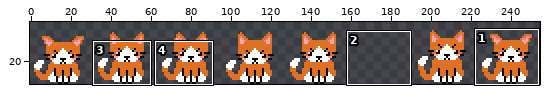
Two states of a pixel-art file, assets/characters/maximiliano/standing/Sprite-tom-standing-Sheet.aseprite. The picture above shows the old version from afar; the outline marks the close-up.
Close-up. Before:
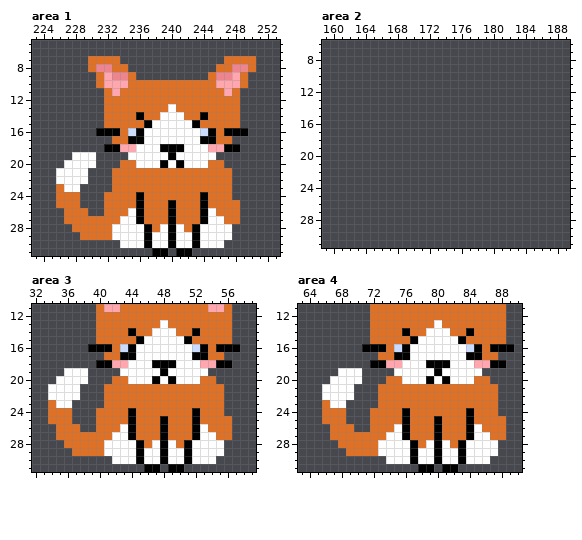
256x32 pixels, 1 frame. Shown: area 1: x 223..253, y 5..31; area 2: x 159..189, y 6..31; area 3: x 32..59, y 11..31; area 4: x 63..90, y 11..31. The old version is drawn lined up with the new one. The wide view leaves out empty margins. The commit also changed other parts of the picture, which this record leaves out.
The result:
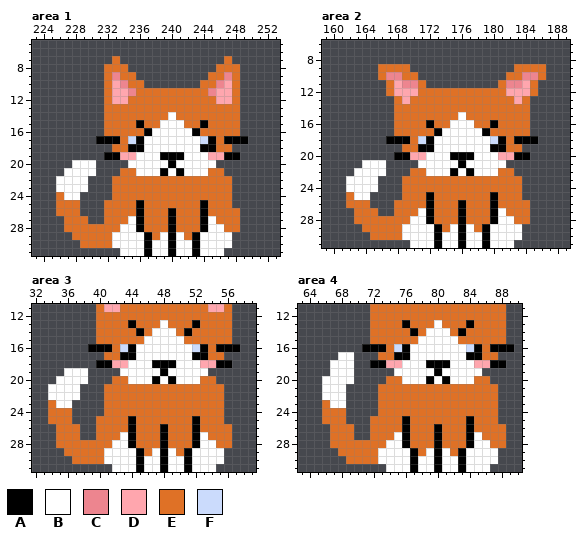
Palette (. is transparent): A #000000  B #ffffff  C #ed858f  D #ffa6ae  E #df7126  F #cbdbfc
What changed:
drawings rearranged on the sheet (the old picture shows each at its new place; 1 dropped ones are not shown)
Area 1:
y 7: x 230..232 EEE -> ...; x 248..250 EEE -> ...
y 8: x 230..232 ECC -> ..E; x 248..250 CCE -> E..
y 9: x 231..232 ED -> .E; x 234 C -> E; x 246 C -> E; x 248..249 DE -> E.
y 10: x 231..232 ED -> .E; x 234 D -> C; x 237..243 EEEEEEE -> .......; x 246 D -> C; x 248..249 DE -> E.
y 11: x 234..235 EE -> DC; x 245..246 EE -> CD
y 12: x 233..234 EE -> DD; x 246..247 EE -> DD
y 13: x 240 B -> E
y 14: x 236 A -> E; x 239 B -> E; x 241 B -> E; x 244 A -> E
y 15: x 236..238 EAB -> AEE; x 242..244 BAE -> EEA
y 16: x 231..233 AAA -> .EE; x 235..237 FAB -> EEA; x 243..245 BFA -> AEE; x 247..249 AAA -> EE.
y 17: x 231..233 ..E -> AAA; x 235 A -> F; x 244 A -> F; x 247..249 E.. -> AAA
y 18: x 232..236 AADDB -> .EEAA; x 239..241 AAA -> BBB; x 244..248 BDDAA -> AAEE.
y 19: x 228..230 BBB -> ...; x 232..235 ...B -> AADD; x 239 B -> A; x 241 B -> A; x 245..248 B... -> DDAA
y 20: x 227 B -> .; x 234..235 EE -> .B; x 239..241 ABA -> BAB; x 245..246 EE -> B.
y 21: x 226 B -> .; x 230 . -> B; x 233 E -> .; x 236..244 EEEEEEEEE -> BBBABABBB; x 247 E -> .
y 23: x 226 E -> B; x 229 . -> B
y 24: x 227..228 EE -> BB; x 232 E -> .; x 236 A -> E; x 244 A -> E
y 25: x 240 A -> E; x 248 E -> .
y 26: x 226 . -> E; x 229 E -> .; x 235 B -> E; x 245 B -> E
y 27: x 230..231 EE -> ..; x 234 B -> E; x 246 B -> E
y 28: x 227 . -> E; x 233 B -> E; x 236..237 BA -> AE; x 239 B -> E; x 241 B -> E; x 243..244 AB -> EA; x 247..248 B. -> EE
y 29: x 228 . -> E; x 238 B -> E; x 242 B -> E
y 30: x 229..233 ..... -> EEEEB; x 247 . -> B
y 31: x 234..246 ....AA.AA.... -> BBBABBABBABBB
Area 2:
y 9: x 166..169 .... -> EEEE; x 183..186 .... -> EEEE
y 10: x 166..170 ..... -> ECCEE; x 182..186 ..... -> EECCE
y 11: x 167..171 ..... -> EDCCE; x 181..185 ..... -> ECCDE
y 12: x 167..185 ................... -> EDDDEEEEEEEEEEEDDDE
y 13: x 168..184 ................. -> EDEEEEEEEEEEEEEDE
y 14: x 168..184 ................. -> EEEEEEEEEEEEEEEEE
y 15: x 168..184 ................. -> EEEEEEEEBEEEEEEEE
y 16: x 168..184 ................. -> EEEEAEEBBBEEAEEEE
y 17: x 168..184 ................. -> EEEEEABBBBBAEEEEE
y 18: x 167..185 ................... -> AAAEFABBBBBBBFAEAAA
y 19: x 169..183 ............... -> EEAABBBBBBBAAEE
y 20: x 168..184 ................. -> AADDBBBAAABBBDDAA
y 21: x 164..166 ... -> BBB; x 171..181 ........... -> BBBBBABBBBB
y 22: x 163..166 .... -> BBBB; x 170..182 ............. -> EEBBBABABBBEE
y 23..24: x 162..165 .... -> BBBB; x 169..183 ............... -> EEEEEEEEEEEEEEE
y 25: x 162..164 ... -> EBB; x 169..183 ............... -> EEEAEEEEEEEAEEE
y 26: x 162..164 ... -> EEE; x 168..184 ................. -> EEEEAEEEAEEEAEEEE
y 27: x 163..165 ... -> EEE; x 168..184 ................. -> EEEBAEEEAEEEABEEE
y 28: x 163..184 ...................... -> EEEEEEEBBAEEEAEEEABBEE
y 29: x 164..183 .................... -> EEEEEBBBBAEBABEABBBB
y 30: x 165..183 ................... -> EEEEBBBBABBABBABBBB
y 31: x 170..182 ............. -> BBBABBABBABBB
Area 3:
y 13: x 44 E -> A; x 52 E -> A
y 14: x 44..45 AE -> EA; x 51..52 EA -> AE
y 15: x 45 A -> E; x 51 A -> E
y 24: x 40 E -> .; x 44 A -> E; x 52 A -> E
y 25: x 48 A -> E; x 56 E -> .
y 26: x 43 B -> E; x 53 B -> E
y 27: x 38..39 EE -> ..; x 42 B -> E; x 54 B -> E
y 28: x 35 . -> E; x 41 B -> E; x 44..45 BA -> AE; x 47 B -> E; x 49 B -> E; x 51..52 AB -> EA; x 55..56 B. -> EE
y 29: x 36 . -> E; x 46 B -> E; x 50 B -> E
y 30: x 37..41 ..... -> EEEEB; x 55 . -> B
y 31: x 42..54 ....AA.AA.... -> BBBABBABBABBB
Area 4:
y 13: x 76 E -> A; x 84 E -> A
y 14: x 76..77 AE -> EA; x 83..84 EA -> AE
y 15: x 77 A -> E; x 83 A -> E
y 17: x 68..69 .. -> BB
y 18: x 67..69 ... -> BBB
y 19: x 67 . -> B; x 70 B -> .
y 20: x 66 . -> B; x 70 B -> .
y 21..22: x 69 B -> .
y 24: x 72 E -> .; x 76 A -> E; x 84 A -> E
y 25: x 80 A -> E; x 88 E -> .
y 26: x 75 B -> E; x 85 B -> E
y 27: x 70..71 EE -> ..; x 74 B -> E; x 86 B -> E
y 28: x 67 . -> E; x 73 B -> E; x 76..77 BA -> AE; x 79 B -> E; x 81 B -> E; x 83..84 AB -> EA; x 87..88 B. -> EE
y 29: x 68 . -> E; x 78 B -> E; x 82 B -> E
y 30: x 69..73 ..... -> EEEEB; x 87 . -> B
y 31: x 74..86 ....AA.AA.... -> BBBABBABBABBB
Boxes around the changes in both close-ups, in picture pixels (x1, y1, x2, y2):
changed: (56, 56, 256, 256)
added: (346, 64, 546, 248)
changed: (128, 320, 144, 344)
changed: (184, 320, 200, 344)
changed: (56, 408, 232, 472)
changed: (402, 320, 418, 344)
changed: (458, 320, 474, 344)
changed: (322, 352, 506, 472)
